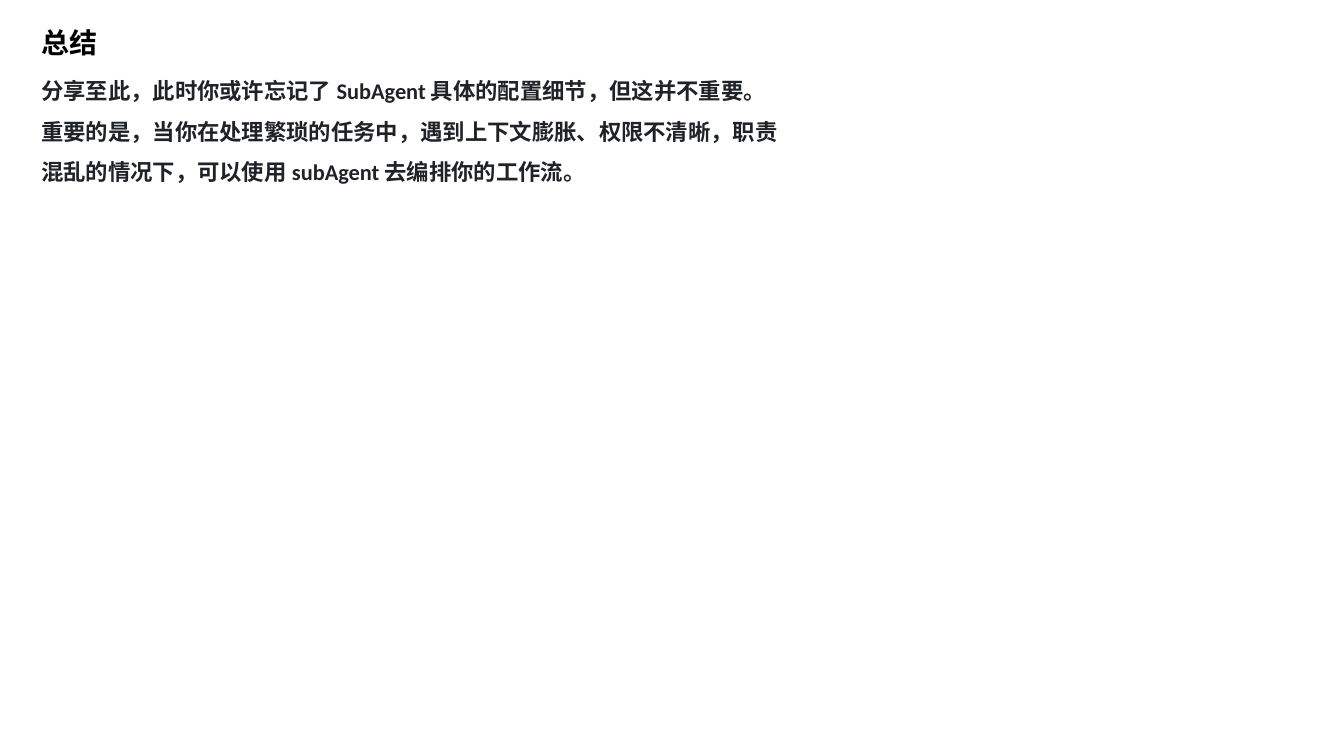
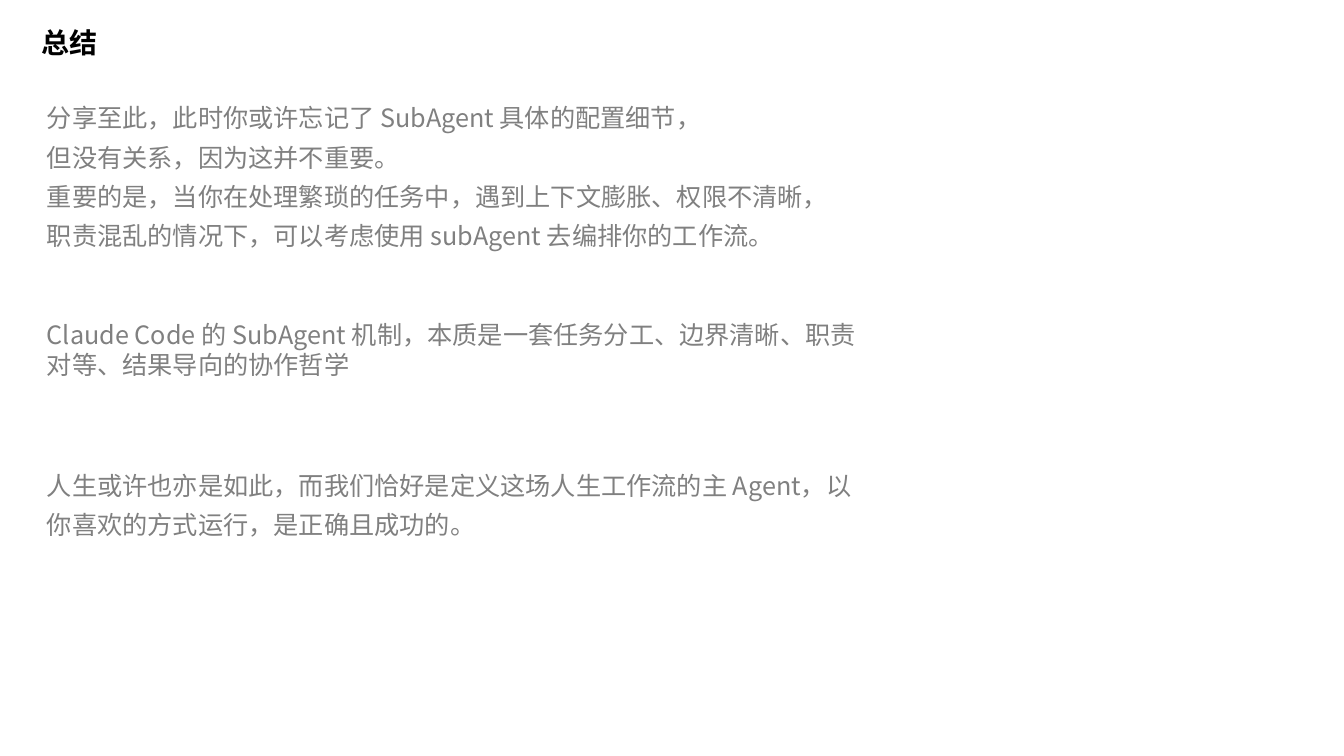
Before and after one commit to enson0131/vitePress-blob, a slide deck: slide 18 of docs/public/assets/ppt/Claude Code 中的 SubAgent.pptx. Drawn at 1344x756 pixels with LibreOffice and Linux fonts; fonts in the diff are those of the drawing; background and template pictures are left out. Boxes give left, top, right and bottom in pixels: in the first picture for what was removed or moved away, otherwise in the second. Text is boxed around its words. In the diff, an @@ line names an element or a change of style, - is before the commit and + after.

Commit message:
docs: 更新 SubAgent 文档，替换现有的 PPT 文件以反映最新的团队创建示意图和相关内容，提升文档的可视化效果

```diff
--- a/docs/public/assets/ppt/Claude Code 中的 SubAgent.pptx
+++ b/docs/public/assets/ppt/Claude Code 中的 SubAgent.pptx
@@ text at [47, 106, 828, 251]: text changed; size 16 to 18 pt; font Calibri to Noto Sans CJK SC; text colour #1F2328 to #808080; bold off @@
-分享至此，此时你或许忘记了 SubAgent 具体的配置细节，但这并不重要。
-重要的是，当你在处理繁琐的任务中，遇到上下文膨胀、权限不清晰，职责
-混乱的情况下，可以使用 subAgent 去编排你的工作流。
+分享至此，此时你或许忘记了 SubAgent 具体的配置细节，
+但没有关系，因为这并不重要。
+重要的是，当你在处理繁琐的任务中，遇到上下文膨胀、权限不清晰，职责混乱的情况下，可以考虑使用 subAgent 去编排你的工作流。
@@ text added at [47, 323, 856, 376], 18 pt, text #808080 @@
+Claude Code 的 SubAgent 机制，本质是一套任务分工、边界清晰、职责对等、结果导向的协作哲学
@@ text added at [47, 474, 851, 537], 18 pt, text #808080 @@
+人生或许也亦是如此，而我们恰好是定义这场人生工作流的主 Agent，以你喜欢的方式运行，是正确且成功的。
```
Also in this commit, not shown: 11 other slides changed, 1 other file.
